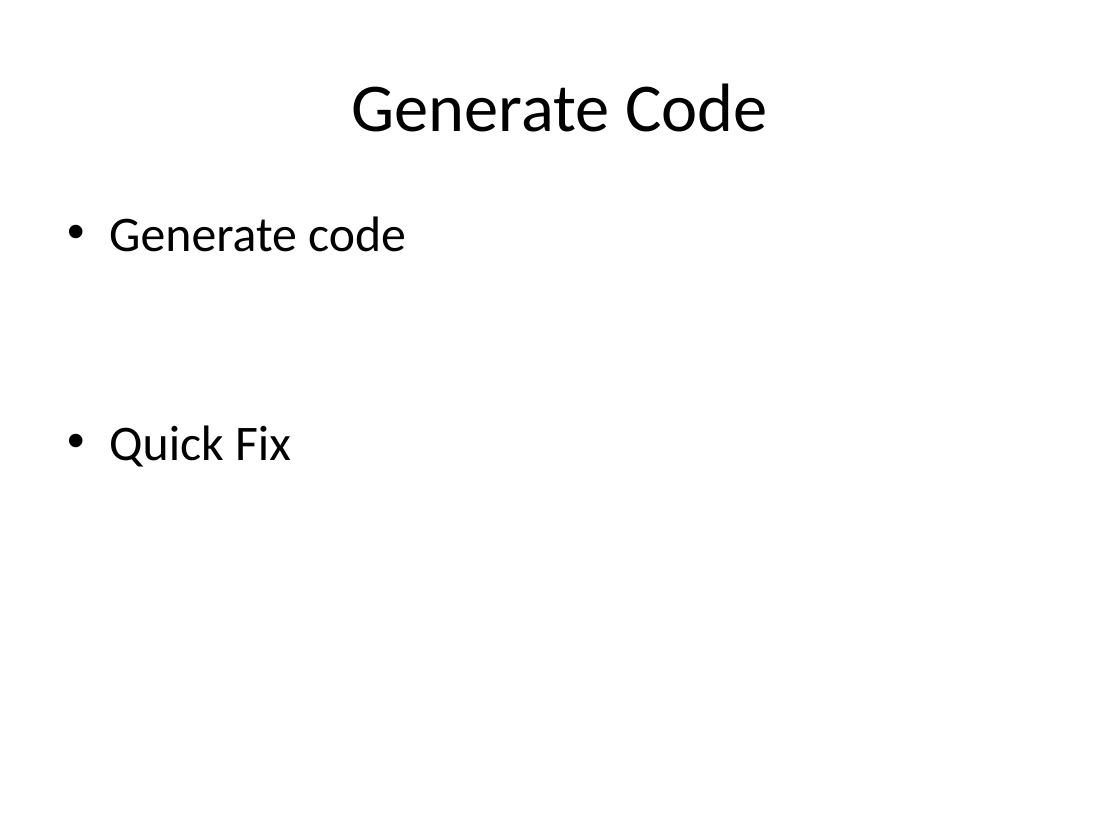
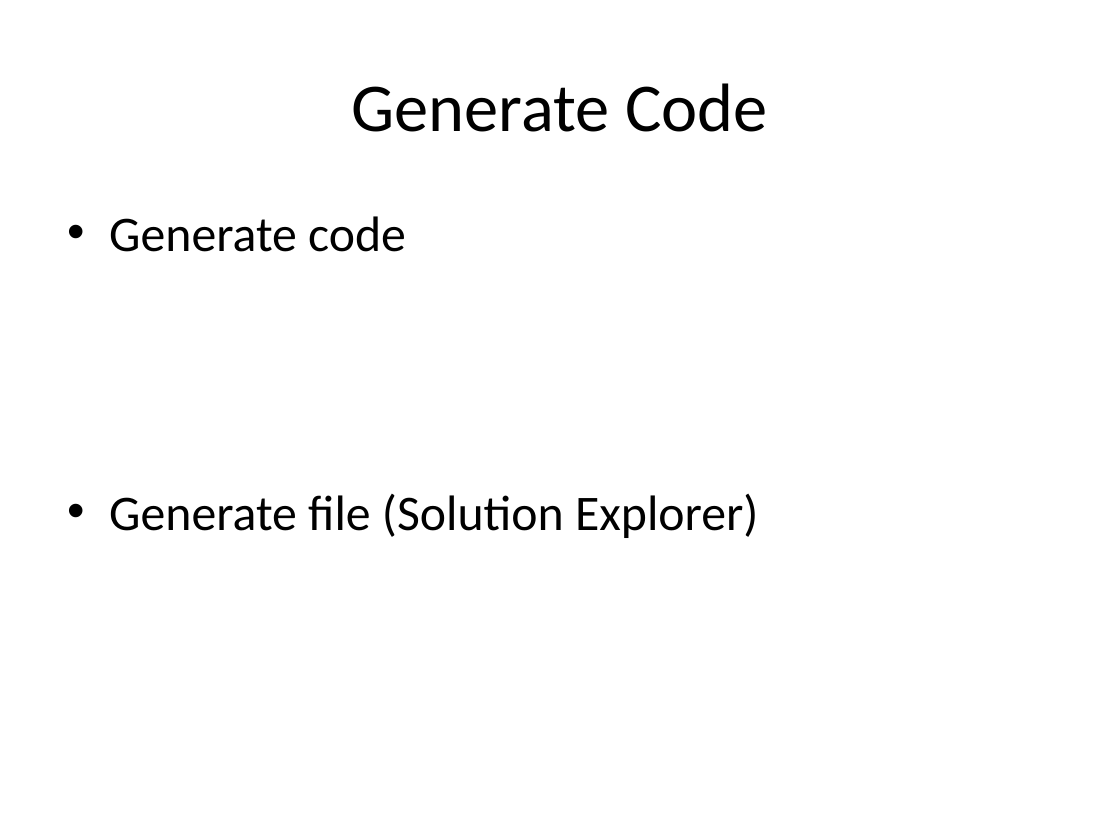
Before and after one commit to rasmuskl/ReSharperCourse, a slide deck: slide 13 of Presentations/2 - Exercises - ReSharper Course.pptx (slide 12 before the commit). Drawn at 1120x840 pixels with LibreOffice and Linux fonts; fonts in the diff are those of the drawing. Boxes give left, top, right and bottom in pixels: in the first picture for what was removed or moved away, otherwise in the second. Text is boxed around its words. In the diff, an @@ line names an element or a change of style, - is before the commit and + after.

Commit message:
Started work on generate code presentation part.

```diff
--- a/Presentations/2 - Exercises - ReSharper Course.pptx
+++ b/Presentations/2 - Exercises - ReSharper Course.pptx
@@ text at box(109, 494, 759, 538): text changed @@
-• Quick Fix
+• Generate file (Solution Explorer)
```
Also in this commit, not shown: 3 other slides changed, 2 slides added, 1 other file.
